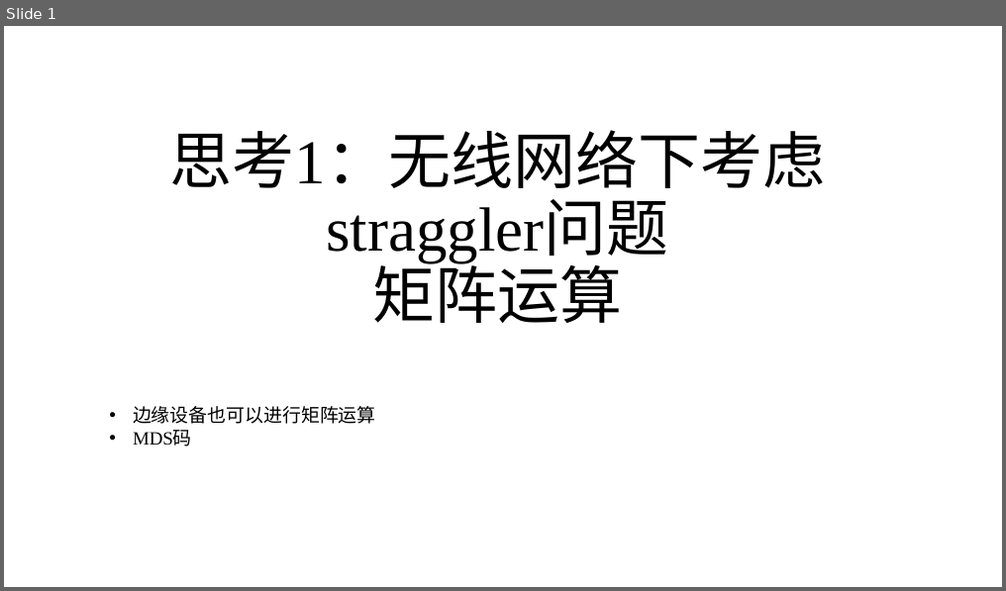
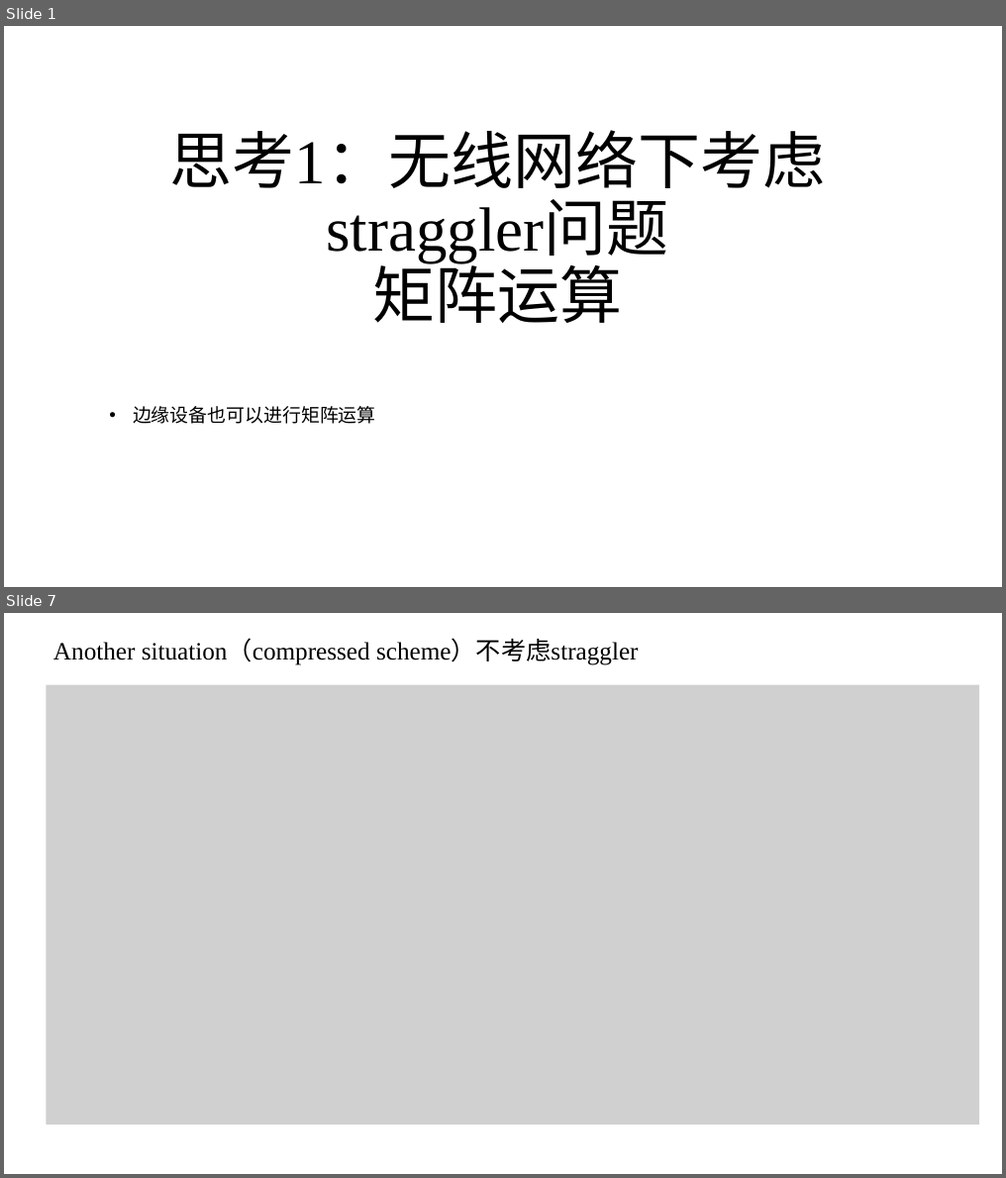
Before and after one commit to zhaojiayi/learning, a slide deck: EE/ppt/wireless_CDC_thinking1.pptx. Shown one above the other, each under a label of ours: slide 1 before the commit, slides 1 and 7 after it; the slides between them are not shown. The pictures are 1006x591 and 1006x1178 pixels, drawn with LibreOffice and Linux fonts; fonts in the diff are those of the drawing; grey boxes stand for pictures. Boxes give left, top, right and bottom in pixels: in the first picture for what was removed or moved away, otherwise in the second. Text is boxed around its words. In the diff, an @@ line names an element or a change of style, - is before the commit and + after.

```diff
--- a/EE/ppt/wireless_CDC_thinking1.pptx
+++ b/EE/ppt/wireless_CDC_thinking1.pptx
@@ slide 7 added at bbox=[4, 613, 1002, 1174], background #FFFFFF @@
@@ title added at bbox=[54, 640, 639, 665], 24 pt, text #000000 @@
+Another situation（compressed scheme）不考虑straggler
@@ picture added at bbox=[46, 685, 979, 1125] @@
@@ slide 1 changed as well @@
@@ text at bbox=[133, 430, 192, 447]: paragraph removed @@
-• MDS码
```
Also in this commit, not shown: 5 other slides added, 17 slides removed, 6 other files.
